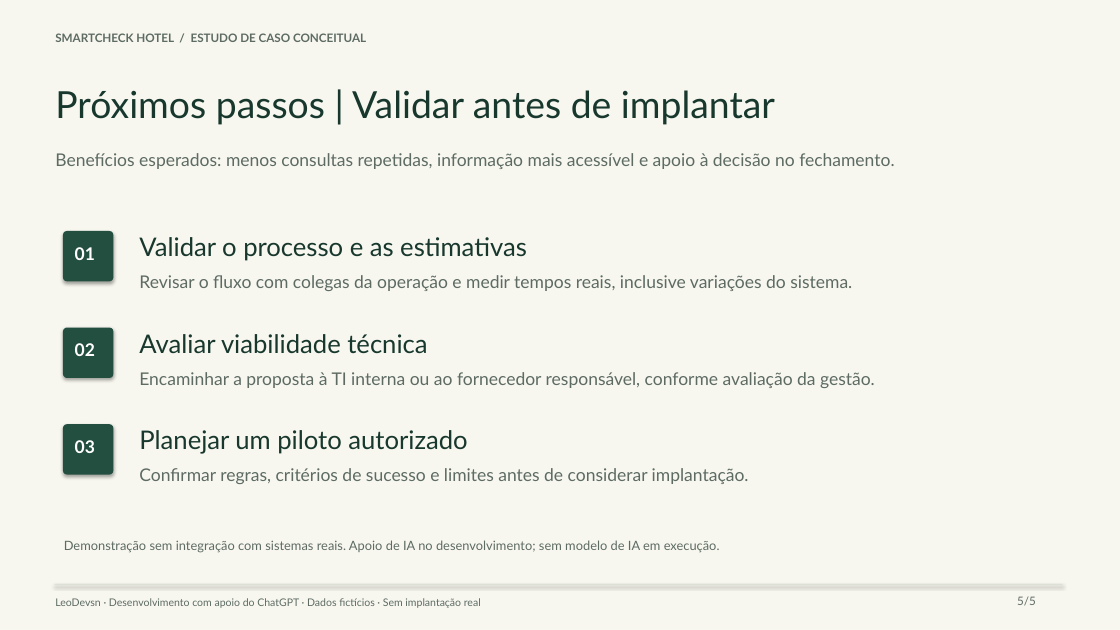
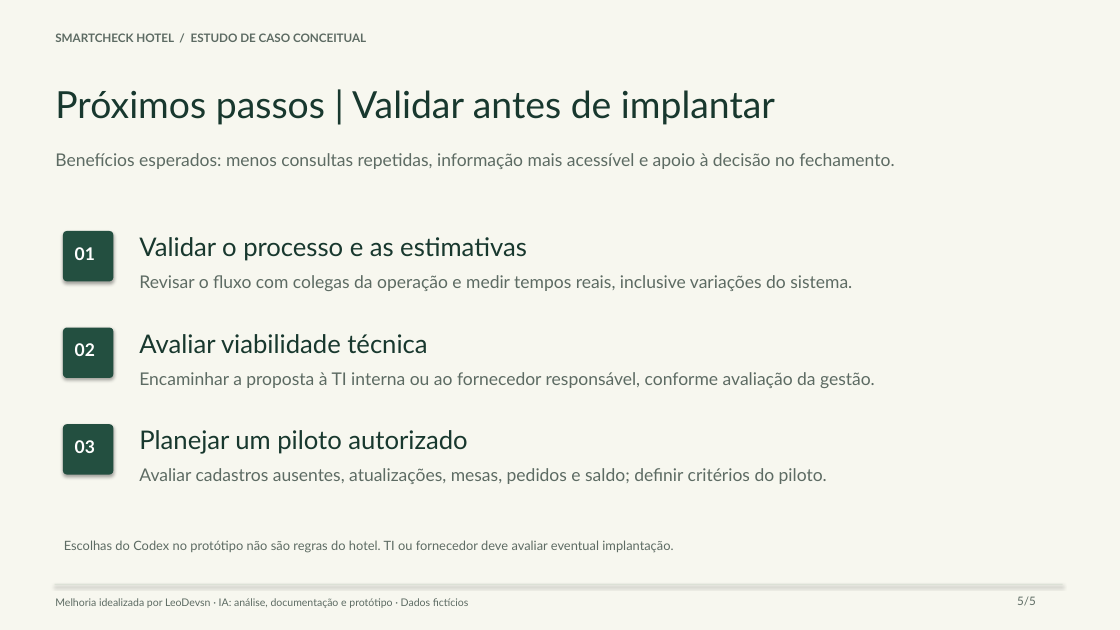
Before and after one commit to LeoDevsn/smartcheck-hotel, a slide deck: slide 5 of apresentacao/SmartCheck_Gestores.pptx. Drawn at 1120x630 pixels with LibreOffice and Linux fonts; fonts in the diff are those of the drawing. Boxes give left, top, right and bottom in pixels: in the first picture for what was removed or moved away, otherwise in the second. Text is boxed around its words. In the diff, an @@ line names an element or a change of style, - is before the commit and + after.

Commit message:
Separa requisitos do autor das escolhas tecnicas do prototipo

```diff
--- a/apresentacao/SmartCheck_Gestores.pptx
+++ b/apresentacao/SmartCheck_Gestores.pptx
@@ text at box(139, 468, 827, 484): text changed @@
-Confirmar regras, critérios de sucesso e limites antes de considerar implantação.
+Avaliar cadastros ausentes, atualizações, mesas, pedidos e saldo; definir critérios do piloto.
@@ text at box(64, 540, 673, 553): text changed @@
-Demonstração sem integração com sistemas reais. Apoio de IA no desenvolvimento; sem modelo de IA em execução.
+Escolhas do Codex no protótipo não são regras do hotel. TI ou fornecedor deve avaliar eventual implantação.
@@ text at box(55, 598, 469, 608): text changed @@
-LeoDevsn · Desenvolvimento com apoio do ChatGPT · Dados fictícios · Sem implantação real
+Melhoria idealizada por LeoDevsn · IA: análise, documentação e protótipo · Dados fictícios
```
Also in this commit, not shown: 4 other slides changed, 7 other files.
